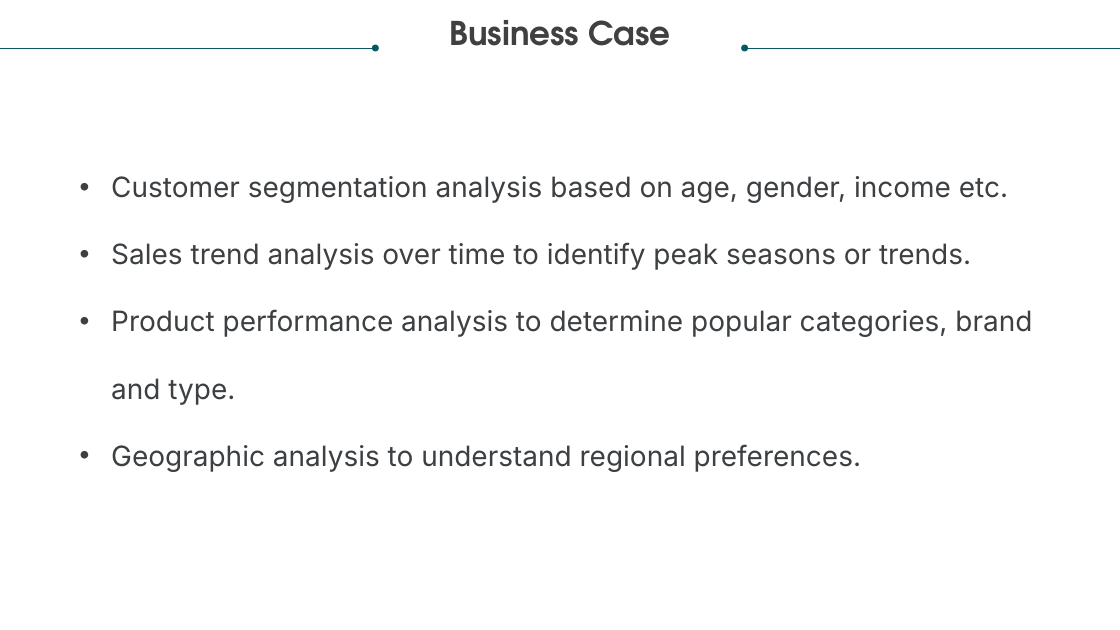
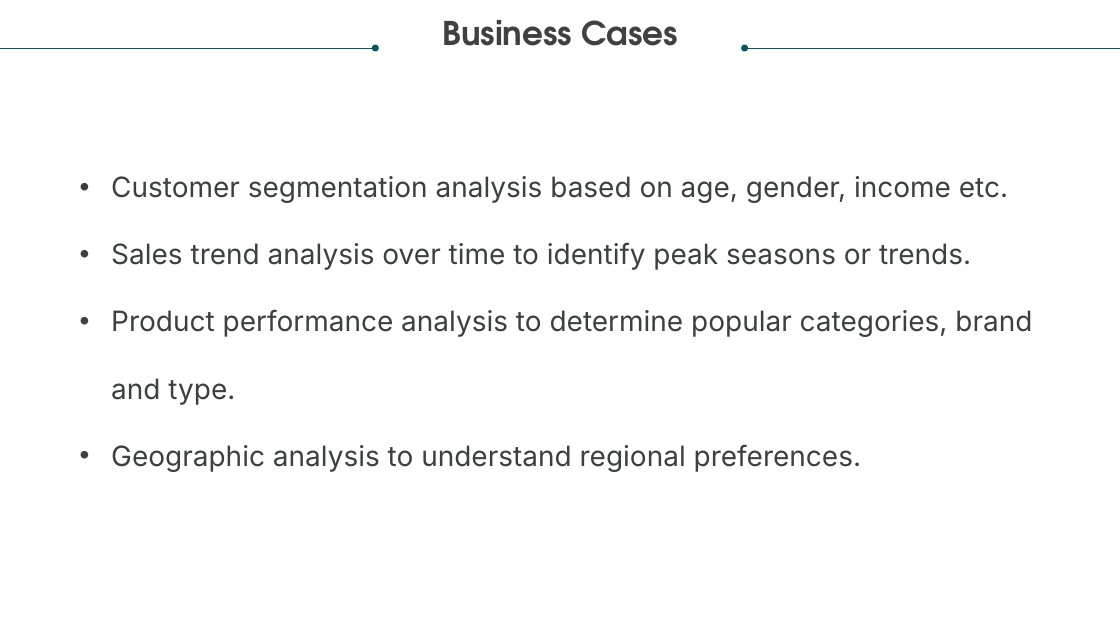
Before and after one commit to jayashreenagaraju/ironhack-final-project, a slide deck: slide 6 of Global Retail Solutions.pptx. Drawn at 1120x630 pixels with LibreOffice and Linux fonts; fonts in the diff are those of the drawing. Boxes give left, top, right and bottom in pixels: in the first picture for what was removed or moved away, otherwise in the second. Text is boxed around its words. In the diff, an @@ line names an element or a change of style, - is before the commit and + after.

```diff
--- a/Global Retail Solutions.pptx
+++ b/Global Retail Solutions.pptx
@@ text at [442,20,678,46]: text changed @@
-Business Case
+Business Cases
```
Also in this commit, not shown: 4 other slides changed, 8 other files.
